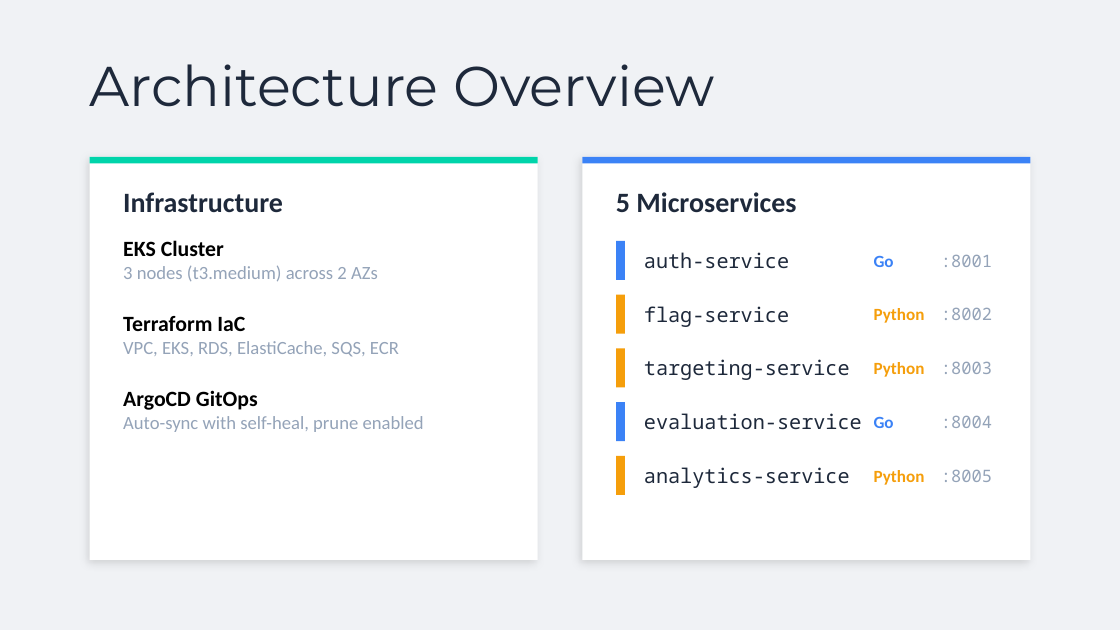
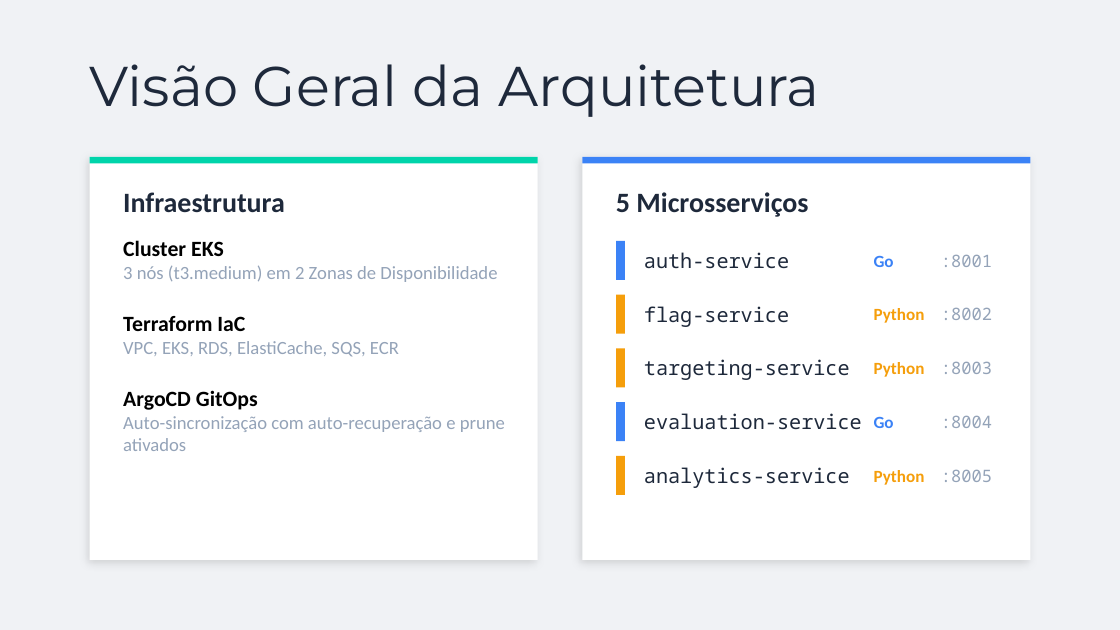
Before and after one commit to rivachef/TC4-ToggleMaster, a slide deck: slide 3 of docs/ToggleMaster-Phase4-Presentation.pptx. Drawn at 1120x630 pixels with LibreOffice and Linux fonts; fonts in the diff are those of the drawing. Boxes give left, top, right and bottom in pixels: in the first picture for what was removed or moved away, otherwise in the second. Text is boxed around its words. In the diff, an @@ line names an element or a change of style, - is before the commit and + after.

```diff
--- a/docs/ToggleMaster-Phase4-Presentation.pptx
+++ b/docs/ToggleMaster-Phase4-Presentation.pptx
@@ text at [90, 64, 819, 117]: text changed @@
-Architecture Overview
+Visão Geral da Arquitetura
@@ text at [123, 192, 285, 213]: text changed @@
-Infrastructure
+Infraestrutura
@@ text at [616, 192, 808, 217]: text changed @@
-5 Microservices
+5 Microsserviços
@@ text at [123, 240, 497, 282]: text changed @@
-EKS Cluster
-3 nodes (t3.medium) across 2 AZs
+Cluster EKS
+3 nós (t3.medium) em 2 Zonas de Disponibilidade
@@ text at [123, 416, 505, 451]: text changed @@
-Auto-sync with self-heal, prune enabled
+Auto-sincronização com auto-recuperação e prune ativados
```
Also in this commit, not shown: 12 other slides changed, 1 other file.
